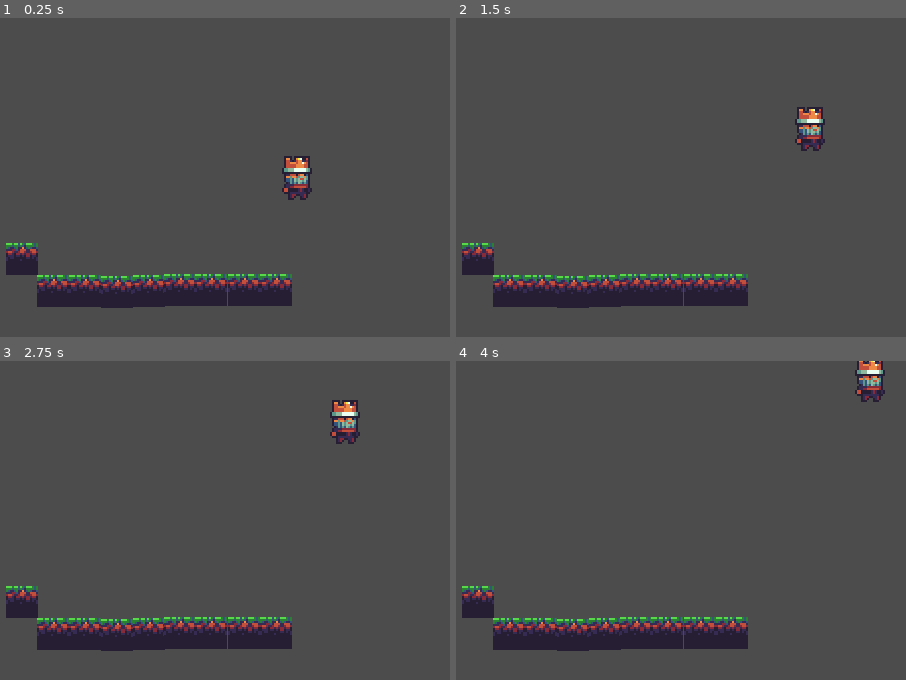
Above: before the commit, frames 1-4 (two rows, left to right).
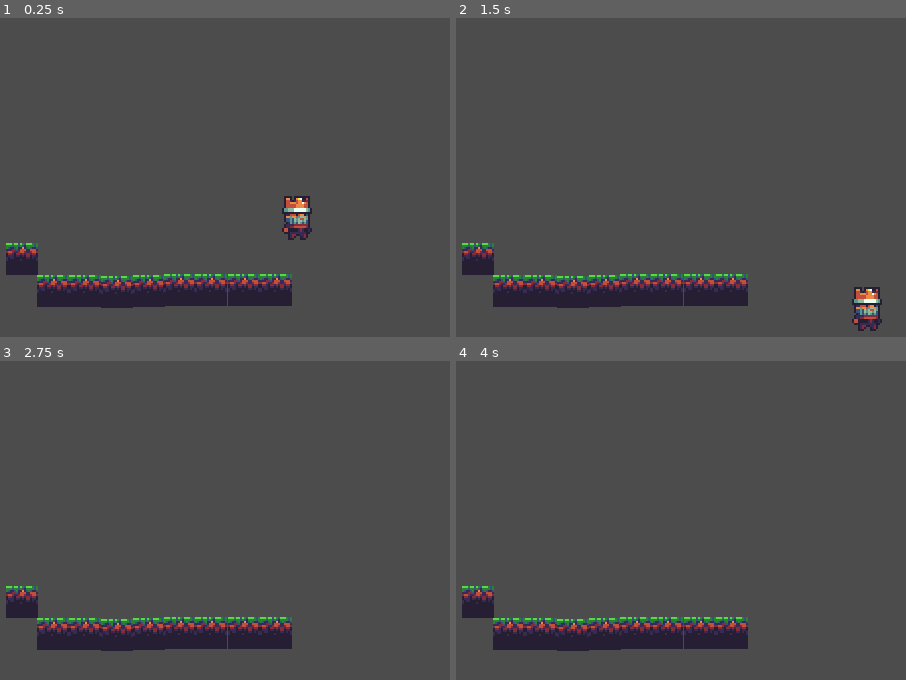
Above: after the commit, the same moments.

Repository: moomurrs/07-2D-Platformer
Game: Godot game, scene res://StageOne.tscn
The game is run twice, just before and just after one commit, with the same random seed, the same clock (stepped at 60 frames per second) and the same inputs.
Inputs:
- Up to frame 1 (0.25 s): no input
- Up to frame 2 (1.5 s): hold Up (ui_up) 0.53-1.28 s; hold Right (ui_right) from 0.53 s (still down); tap Up (ui_up) at 1.35 s
- Up to frame 3 (2.75 s): tap Up (ui_up) at 1.52, 1.82 s; release Right (ui_right) at 2.03 s; hold Left (ui_left) from 2.03 s (still down); hold Up (ui_up) from 2.03 s (still down)
- Up to frame 4 (4 s): release Left (ui_left) at 2.78 s; release Up (ui_up) at 2.78 s; hold Right (ui_right) from 2.78 s (still down); tap Up (ui_up) at 2.85, 3.02, 3.32 s; hold Up (ui_up) from 3.53 s (still down)

The runs differ from the first frame. In frame 1, 1.5% of the frame differs, in the area x 62-70%, y 43-70%; in frame 2, 1.5%, in the area x 75-95%, y 27-99%; in frame 3, 0.8%; in frame 4, 0.7%.

Commit message:
gravity

Diff:
--- a/Scripts/Player.gd
+++ b/Scripts/Player.gd
@@ -3,11 +3,14 @@
 # create a pair variable to hold location of player
 var velocity = Vector2()
 # constant variables
-const SPEED = 30
+const SPEED = 60
 const GRAVITY = 10
 const JUMP_POWER = -250
+
+# top of the floor tile pixel
 const FLOOR = Vector2(0, -1)
 
+var on_ground = false
 
 func _physics_process(delta):
 	if Input.is_action_pressed("ui_right"):
@@ -19,12 +22,19 @@
 		velocity.x = 0
 
 	if Input.is_action_pressed("ui_up"):
-		velocity.y = -SPEED
-	elif Input.is_action_pressed("ui_down"):
-		velocity.y = SPEED
+
+		# only jump when on ground
+		if on_ground == true:
+			velocity.y = JUMP_POWER
+			on_ground = false
+
+	# bring the player down due to gravity
+	velocity.y += GRAVITY
+
+	if is_on_floor():
+		on_ground = true
 	else:
-		# default: do not move y
-		velocity.y = 0
+		on_ground = false
 
 	# move player according to updated vector
-	move_and_slide(velocity)
+	velocity = move_and_slide(velocity, FLOOR)
